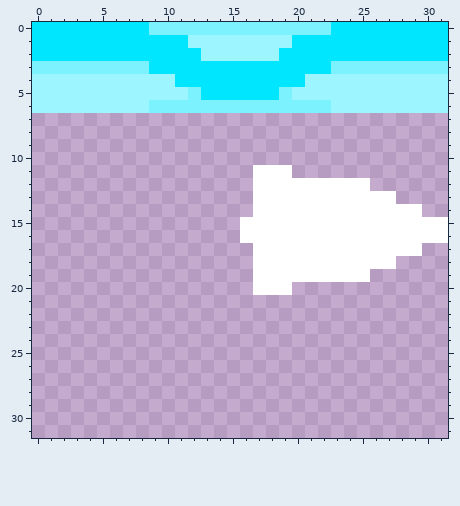
Pixel-art sprite, stored at sprites/blocks/distribution/mover/mover-top-2.png. This is how it looked before the edit.
The file is 32x32 pixels. The old version is drawn lined up with the new one.
After the commit:
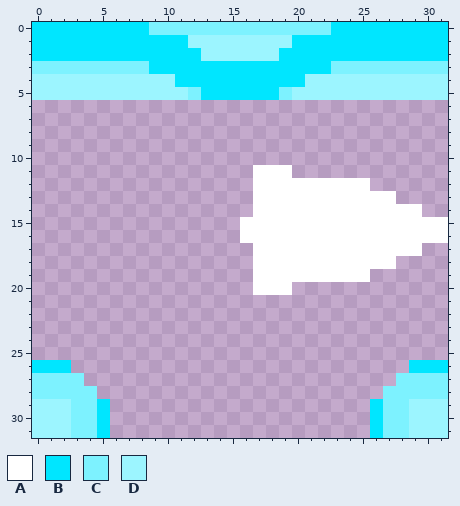
Palette (. is transparent): A #ffffff  B #00e6ff  C #7df2ff  D #9cf5ff
From old to new:
drawings rearranged on the sheet (the old picture shows each at its new place; 2 dropped ones are not shown)
The edit adds colour B in row 26 at x 0 to 2 and 29 to 31; in rows 29 to 31 at x 5 and 26.
The edit adds colour C in row 27 at x 0 to 3 and 28 to 31; in row 28 at x 0 to 4 and 27 to 31; in rows 29 to 31 at x 3 to 4 and 27 to 28.
The edit adds colour D in rows 29 to 31 at x 0 to 2 and 29 to 31.
Colour C is gone in row 6 at x 9 to 22.
Colour D is gone in row 6 at x 0 to 8 and 23 to 31.
Boxes around the changes in both pictures, in picture pixels (x1, y1, x2, y2):
erased: (32, 100, 448, 113)
added: (32, 360, 110, 438)
added: (370, 360, 448, 438)
